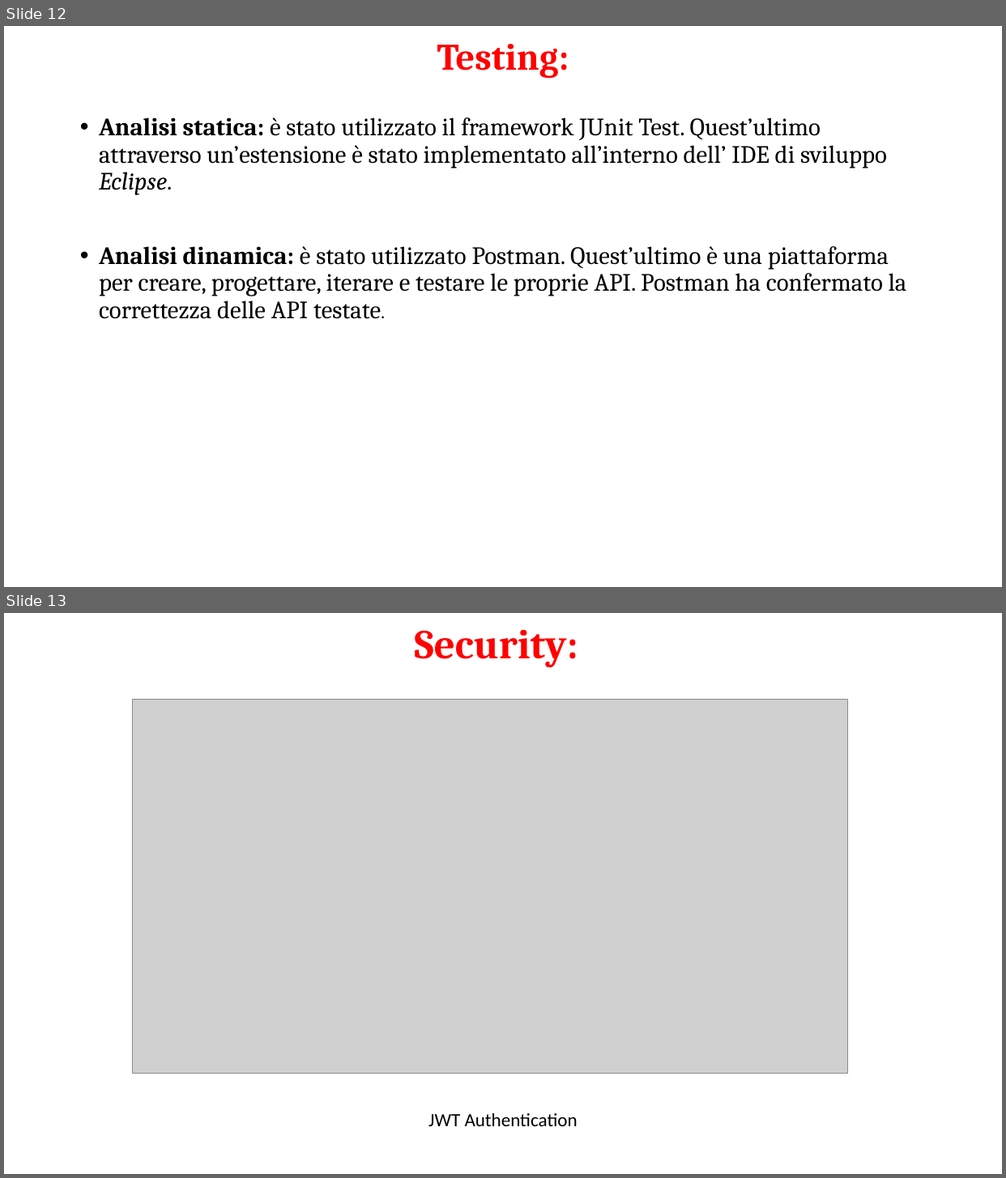
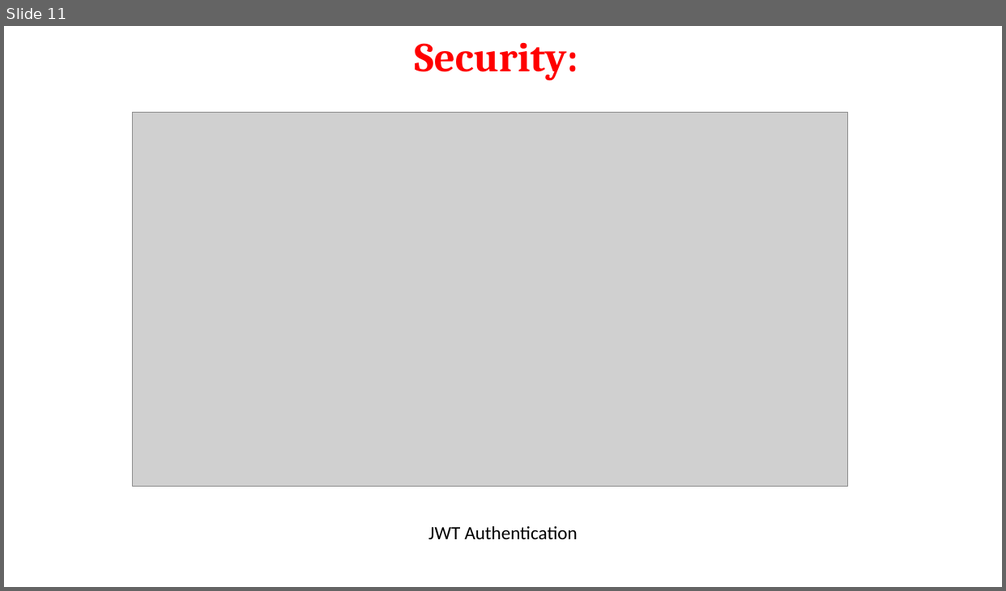
Before and after one commit to raul015/CircoloScacchistico, a slide deck: Presentazione/Presentazione.pptx. Shown one above the other, each under a label of ours: slides 12 and 13 before the commit, slide 11 after it. The pictures are 1006x1178 and 1006x591 pixels, drawn with LibreOffice and Linux fonts; fonts in the diff are those of the drawing; grey boxes stand for pictures. Boxes give left, top, right and bottom in pixels: in the first picture for what was removed or moved away, otherwise in the second. Text is boxed around its words. In the diff, an @@ line names an element or a change of style, - is before the commit and + after.

```diff
--- a/Presentazione/Presentazione.pptx
+++ b/Presentazione/Presentazione.pptx
@@ slide 12 removed at (4,26,1002,587), background #FFFFFF @@
@@ title removed at (437,44,569,78) @@
-Testing:
@@ text removed at (99,118,907,319) @@
-• Analisi statica: è stato utilizzato il framework JUnit Test. Quest’ultimo attraverso un’estensione è stato implementato all’interno dell’ IDE di sviluppo Eclipse.
-• Analisi dinamica: è stato utilizzato Postman. Quest’ultimo è una piattaforma per creare, progettare, iterare e testare le proprie API. Postman ha confermato la correttezza delle API testate.
@@ what was slide 13 is now slide 11 @@
```
Also in this commit, not shown: 7 slides added, 1 other slide removed, 2 other files.
